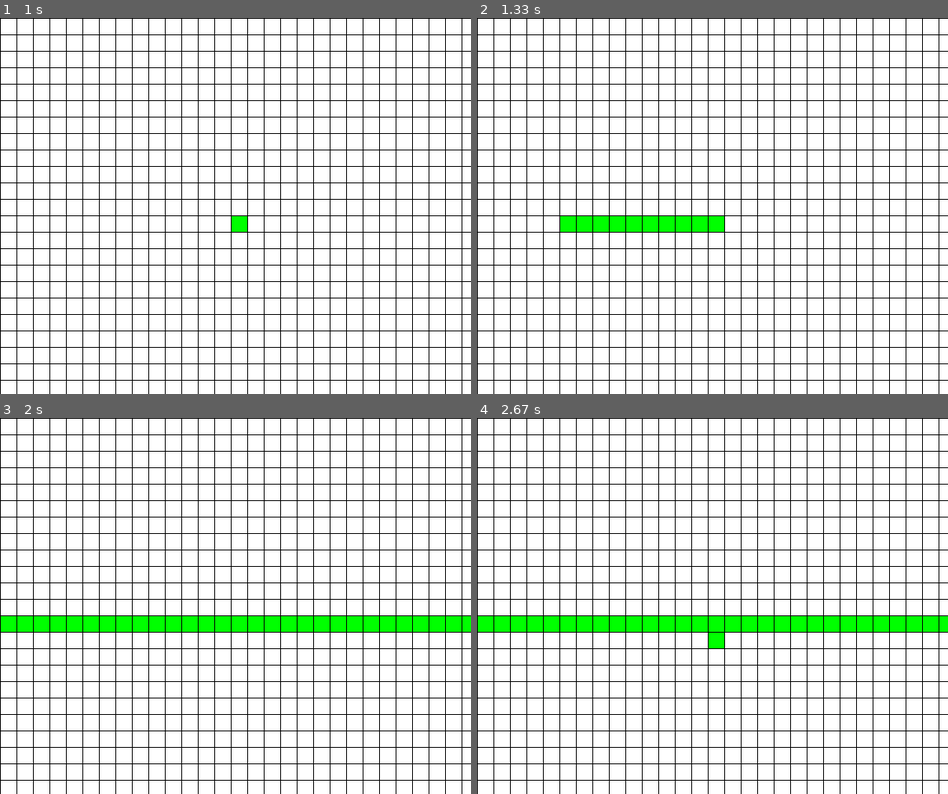
Above: before the commit, frames 1-4 (two rows, left to right).
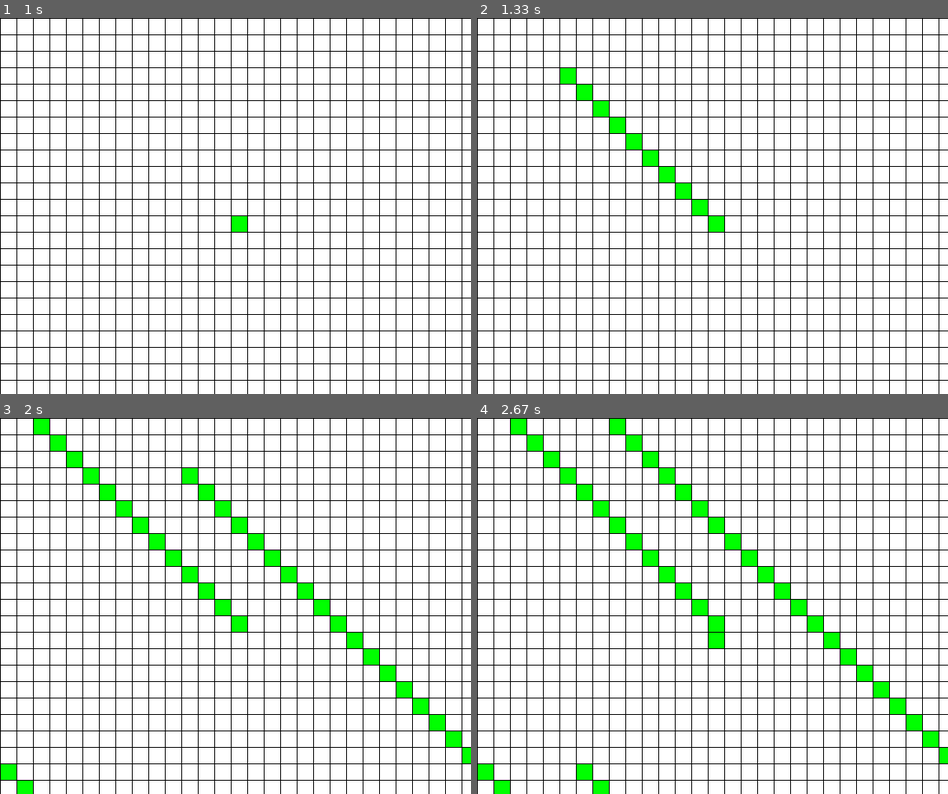
Above: after the commit, the same moments.

Repository: saubun/python-repo
Game: pygame game, started from src/gameOfLife.py
The game is run twice, just before and just after one commit, with the same random seed, the same clock (stepped at 60 frames per second) and the same inputs.
Inputs (mouse positions are in pixels of both pictures, inside the frame that each line leads up to):
- Up to frame 1 (1 s): hold Esc 0.33-0.8 s; click (235, 228) at 0.88 s
- Up to frame 2 (1.33 s): tap Space at 1.17 s
- Up to frame 3 (2 s): tap Space at 1.57, 1.87 s
- Up to frame 4 (2.67 s): tap Space at 2.07 s; click (717, 647) at 2.38 s

Frame 1 is identical in both runs. In frame 2, 2.5% of the frame differs, in the area x 17-49%, y 13-57%; in frame 3, 7.9%; in frame 4, 8.6%, in the area x 0-100%, y 0-100%.

Commit message:
ok this is really cool

Diff:
--- a/src/gameOfLife.py
+++ b/src/gameOfLife.py
@@ -44,6 +44,7 @@
     def checkNeighbors(self, cells, i: int, j: int):
         '''Checks neighboring cells in a very ugly way'''
 
+        # Starts at top left
         try:
             self.neighbors.append(cells[i-1][j-1])
         except IndexError:
@@ -105,7 +106,7 @@
                 if self.gameStarted:
                     self.cells[x][y].checkNeighbors(self.cells, x, y)
                     if self.cells[x][y].value == 1:
-                        self.cells[x][y].neighbors[1].value = 1
+                        self.cells[x][y].neighbors[0].value = 1
 
 
 def main():
@@ -120,6 +121,12 @@
             if event.type == pygame.QUIT:
                 running = False
             if event.type == pygame.KEYDOWN:
+
+                # Reset
+                if event.key == pygame.K_ESCAPE:
+                    for x in range(grid.cols):
+                        for y in range(grid.rows):
+                            grid.cells[x][y].value = 0
 
                 # Allow toggling whether the simulation is active or not
                 if event.key == pygame.K_SPACE:
